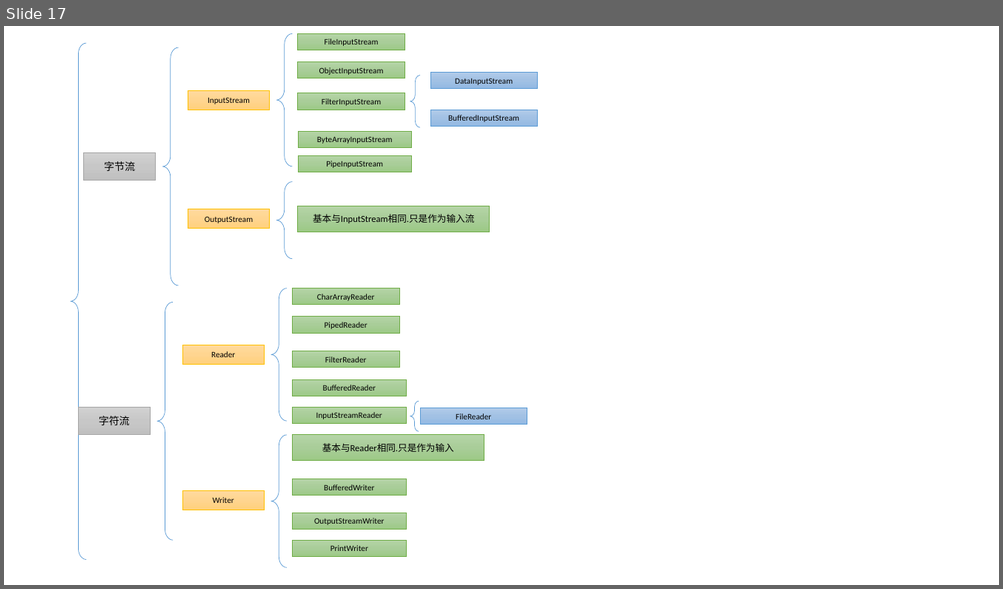
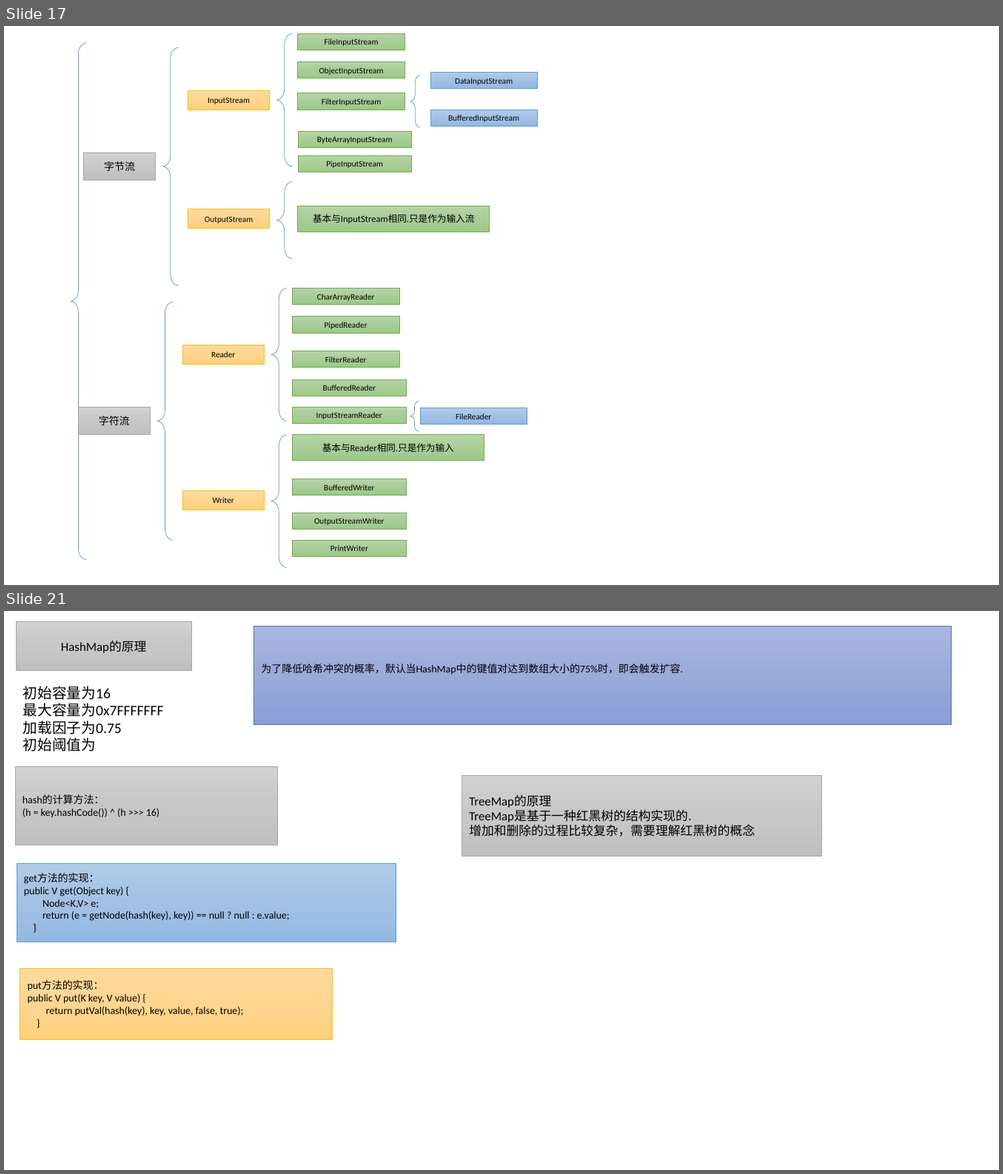
Before and after one commit to nda1992/Reading_Books_Notebook, a slide deck: images/画图PPT.pptx. Shown one above the other, each under a label of ours: slide 17 before the commit, slides 17 and 21 after it; the slides between them are not shown. The pictures are 1003x589 and 1003x1174 pixels, drawn with LibreOffice and Linux fonts; fonts in the diff are those of the drawing. Boxes give left, top, right and bottom in pixels: in the first picture for what was removed or moved away, otherwise in the second. Text is boxed around its words. In the diff, an @@ line names an element or a change of style, - is before the commit and + after.

```diff
--- a/images/画图PPT.pptx
+++ b/images/画图PPT.pptx
@@ slide 21 added at (4, 611, 999, 1170), background #FFFFFF @@
@@ rectangle added at (16, 621, 192, 671), fill gradient #D2D2D2 to #C8C8C8 to #C0C0C0, outline #A5A5A5 0.5 pt, 12 pt, text #000000 @@
+HashMap的原理
@@ rectangle added at (254, 626, 951, 724), fill gradient #A8B7DF to #9AABD9 to #889ED7, outline #4472C4 0.5 pt, 10 pt, text #000000 @@
+为了降低哈希冲突的概率，默认当HashMap中的键值对达到数组大小的75%时，即会触发扩容.
@@ text added at (23, 686, 164, 752), 14 pt, text #000000 @@
+初始容量为16
+最大容量为0x7FFFFFFF
+加载因子为0.75
+初始阈值为
@@ rectangle added at (15, 766, 278, 845), fill gradient #D2D2D2 to #C8C8C8 to #C0C0C0, outline #A5A5A5 0.5 pt, 10 pt, text #000000 @@
+hash的计算方法：
+(h = key.hashCode()) ^ (h >>> 16)
@@ rectangle added at (462, 775, 822, 857), fill gradient #D2D2D2 to #C8C8C8 to #C0C0C0, outline #A5A5A5 0.5 pt, 12 pt, text #000000 @@
+TreeMap的原理
+TreeMap是基于一种红黑树的结构实现的.
+增加和删除的过程比较复杂，需要理解红黑树的概念
@@ rectangle added at (17, 864, 395, 943), fill gradient #B1CBE9 to #A3C1E5 to #93B9E4, outline #5B9BD5 0.5 pt, 10 pt, text #000000 @@
+get方法的实现：
+public V get(Object key) {
+Node<K,V> e;
+return (e = getNode(hash(key), key)) == null ? null : e.value;
+}
@@ rectangle added at (20, 969, 333, 1041), fill gradient #FFDB9E to #FFD590 to #FFD07C, outline #FFC000 0.5 pt, 10 pt, text #000000 @@
+put方法的实现：
+public V put(K key, V value) {
+return putVal(hash(key), key, value, false, true);
+}
```
Also in this commit, not shown: 29 other slides added, 6 other files.
